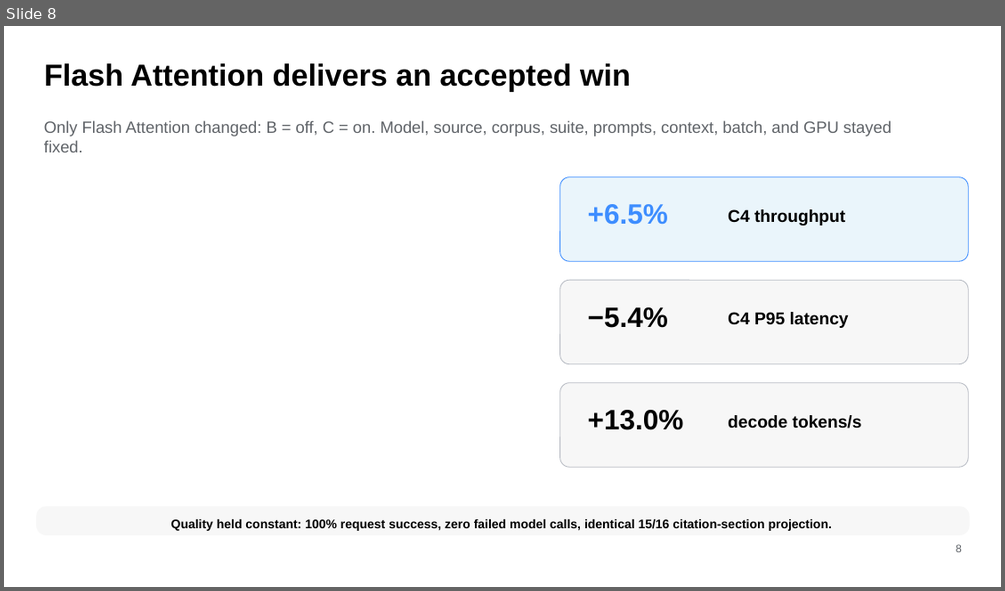
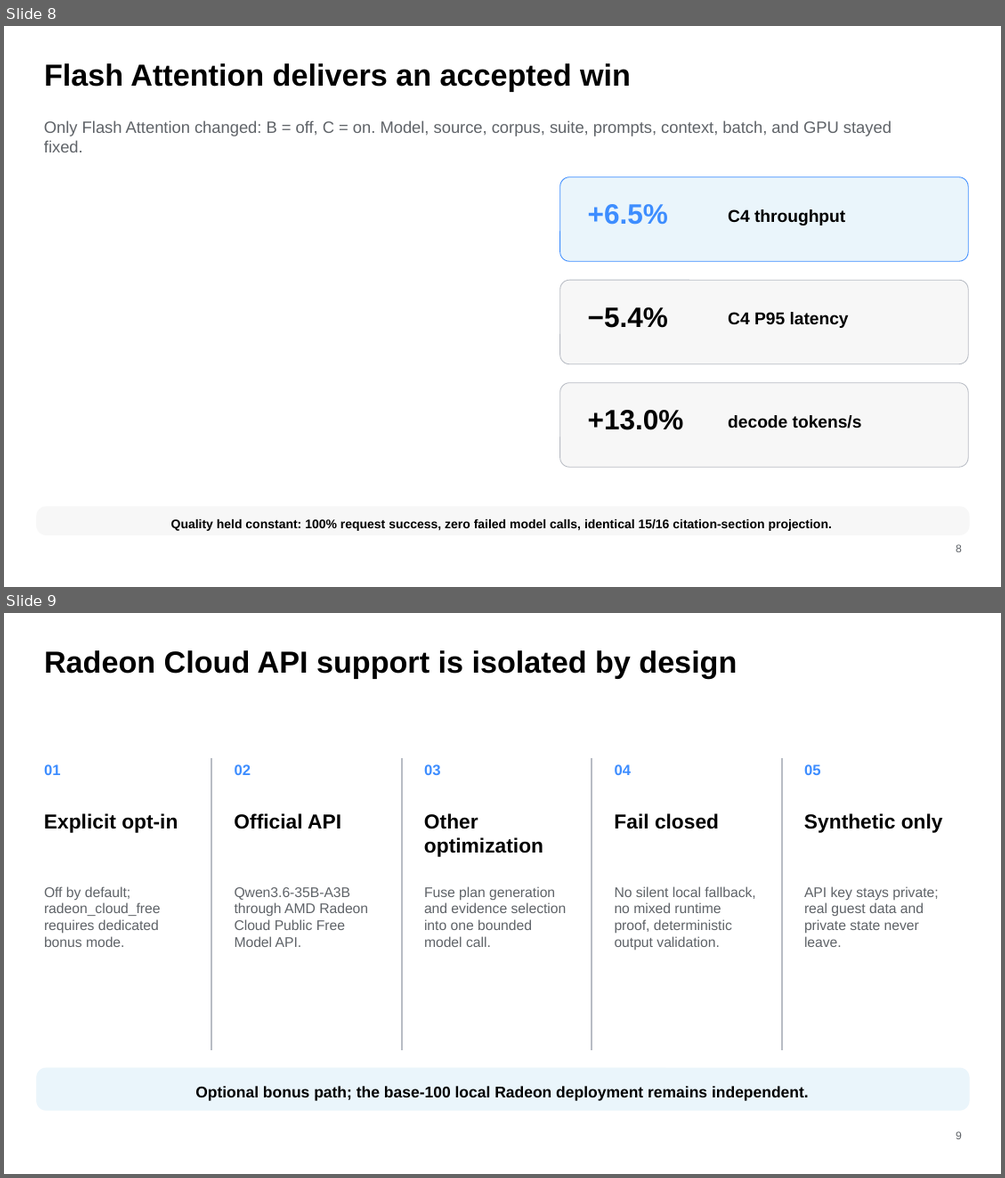
Before and after one commit to AMD-DEV-CONTEST/Radeon-hackathon-2026-07, a slide deck: submissions/track2-radeonstay/docs/RadeonHotel-Track2-Submission.pptx. Shown one above the other, each under a label of ours: slide 8 before the commit, slides 8 and 9 after it. The pictures are 1005x591 and 1005x1178 pixels, drawn with LibreOffice and Linux fonts; fonts in the diff are those of the drawing. Boxes give left, top, right and bottom in pixels: in the first picture for what was removed or moved away, otherwise in the second. Text is boxed around its words. In the diff, an @@ line names an element or a change of style, - is before the commit and + after.

Commit message:
docs(track2): add Radeon Cloud bonus path to submission deck

```diff
--- a/submissions/track2-radeonstay/docs/RadeonHotel-Track2-Submission.pptx
+++ b/submissions/track2-radeonstay/docs/RadeonHotel-Track2-Submission.pptx
@@ slide 9 added at box(4, 613, 1001, 1174), background #FFFFFF @@
@@ text added at box(44, 650, 736, 679), 29.2 pt, text #000000, bold @@
+Radeon Cloud API support is isolated by design
@@ text added at box(44, 764, 61, 775), 14.2 pt, text #3D8DFF, bold @@
+01
@@ rectangle added at box(211, 759, 212, 1051), fill #B8BCC4, outline #B8BCC4 0 pt @@
@@ text added at box(235, 764, 251, 775), 14.2 pt, text #3D8DFF, bold @@
+02
@@ rectangle added at box(401, 759, 402, 1051), fill #B8BCC4, outline #B8BCC4 0 pt @@
@@ text added at box(424, 764, 441, 775), 14.2 pt, text #3D8DFF, bold @@
+03
@@ rectangle added at box(591, 759, 591, 1051), fill #B8BCC4, outline #B8BCC4 0 pt @@
@@ text added at box(615, 764, 631, 775), 14.2 pt, text #3D8DFF, bold @@
+04
@@ rectangle added at box(782, 759, 783, 1051), fill #B8BCC4, outline #B8BCC4 0 pt @@
@@ text added at box(804, 764, 821, 775), 14.2 pt, text #3D8DFF, bold @@
+05
@@ text added at box(44, 813, 178, 833), 19.5 pt, text #000000, bold @@
+Explicit opt-in
@@ text added at box(234, 813, 341, 829), 19.5 pt, text #000000, bold @@
+Official API
@@ text added at box(424, 813, 543, 857), 19.5 pt, text #000000, bold @@
+Other optimization
@@ text added at box(614, 813, 719, 829), 19.5 pt, text #000000, bold @@
+Fail closed
@@ text added at box(804, 813, 943, 833), 19.5 pt, text #000000, bold @@
+Synthetic only
@@ text added at box(44, 886, 161, 947), 13.5 pt, text #5F6368 @@
+Off by default; radeon_cloud_free requires dedicated bonus mode.
@@ text added at box(235, 887, 368, 947), 13.5 pt, text #5F6368 @@
+Qwen3.6-35B-A3B through AMD Radeon Cloud Public Free Model API.
@@ text added at box(424, 886, 566, 947), 13.5 pt, text #5F6368 @@
+Fuse plan generation and evidence selection into one bounded model call.
@@ text added at box(615, 886, 755, 949), 13.5 pt, text #5F6368 @@
+No silent local fallback, no mixed runtime proof, deterministic output validation.
@@ text added at box(804, 886, 938, 947), 13.5 pt, text #5F6368 @@
+API key stays private; real guest data and private state never leave.
@@ rounded rectangle added at box(37, 1068, 970, 1110), fill #EAF5FB, outline #EAF5FB 0.75 pt @@
@@ text added at box(195, 1086, 809, 1101), 15 pt, text #000000, bold @@
+Optional bonus path; the base-100 local Radeon deployment remains independent.
@@ text added at box(955, 1131, 962, 1139), 10.5 pt, text #5F6368 @@
+9
```
Also in this commit, not shown: 2 slides changed, 2 other files.
